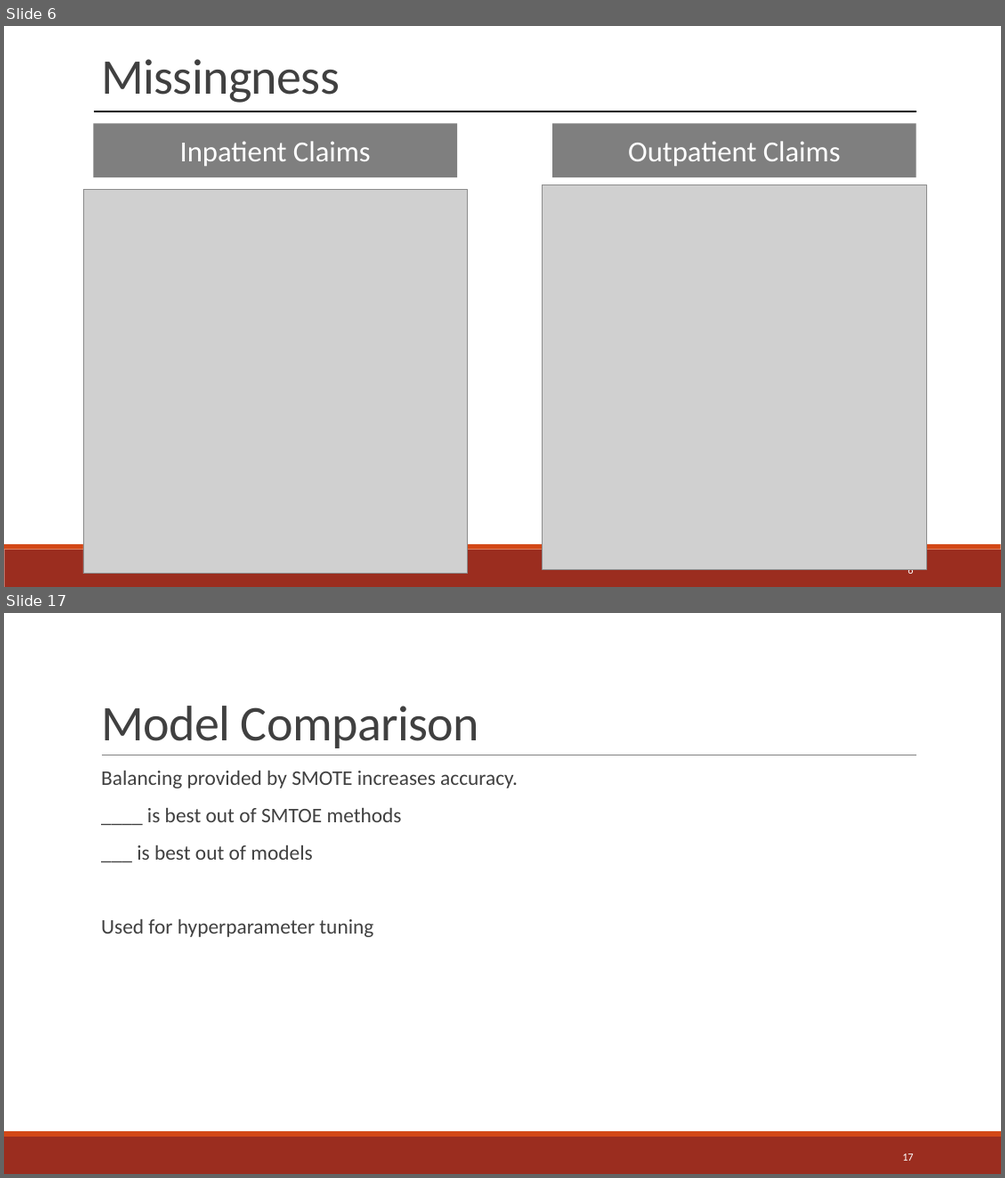
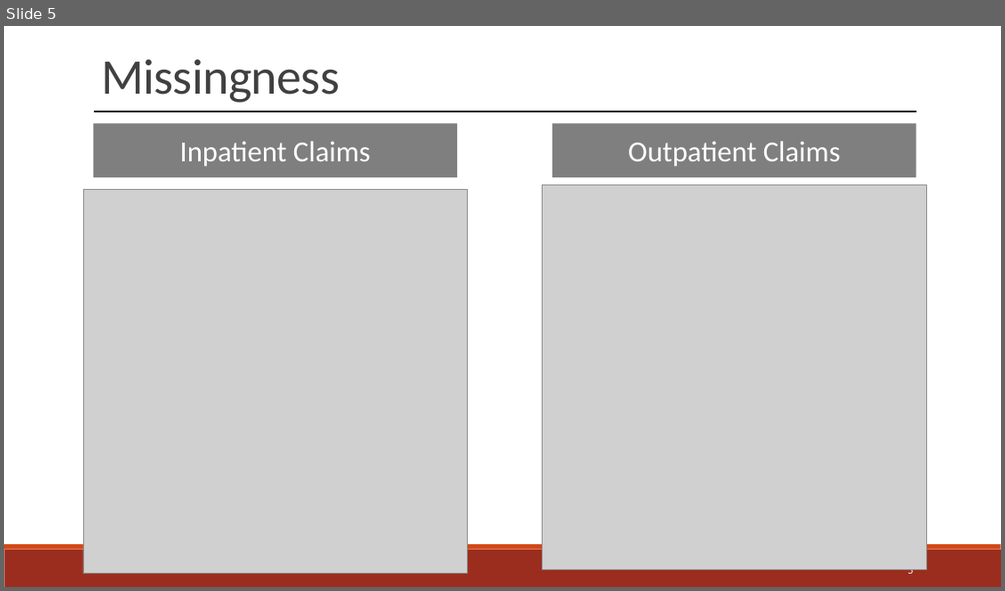
Before and after one commit to jwelch1123/healthcare_fraud_detection, a slide deck: Presentation.pptx. Shown one above the other, each under a label of ours: slides 6 and 17 before the commit, slide 5 after it; the slides between them are not shown. The pictures are 1005x1178 and 1005x591 pixels, drawn with LibreOffice and Linux fonts; fonts in the diff are those of the drawing; grey boxes stand for pictures. Boxes give left, top, right and bottom in pixels: in the first picture for what was removed or moved away, otherwise in the second. Text is boxed around its words. In the diff, an @@ line names an element or a change of style, - is before the commit and + after.

```diff
--- a/Presentation.pptx
+++ b/Presentation.pptx
@@ slide 17 removed at box(4, 613, 1001, 1174), background #FFFFFF; not listed: 2 template elements that a slide beside it also shows @@
@@ title removed at box(101, 706, 479, 748) @@
-Model Comparison
@@ text removed at box(101, 771, 518, 937) @@
-  Balancing provided by SMOTE increases accuracy.
-  ____ is best out of SMTOE methods
-  ___ is best out of models
-  Used for hyperparameter tuning
@@ line removed from (102, 755) to (917, 755) @@
@@ page number removed at box(902, 1153, 913, 1160) @@
-17
@@ what was slide 6 is now slide 5 @@
@@ page number at box(907, 564, 913, 576): text changed @@
-6
+5
```
Also in this commit, not shown: 3 slides changed, 19 slides added, 16 other slides removed, 7 other files.
